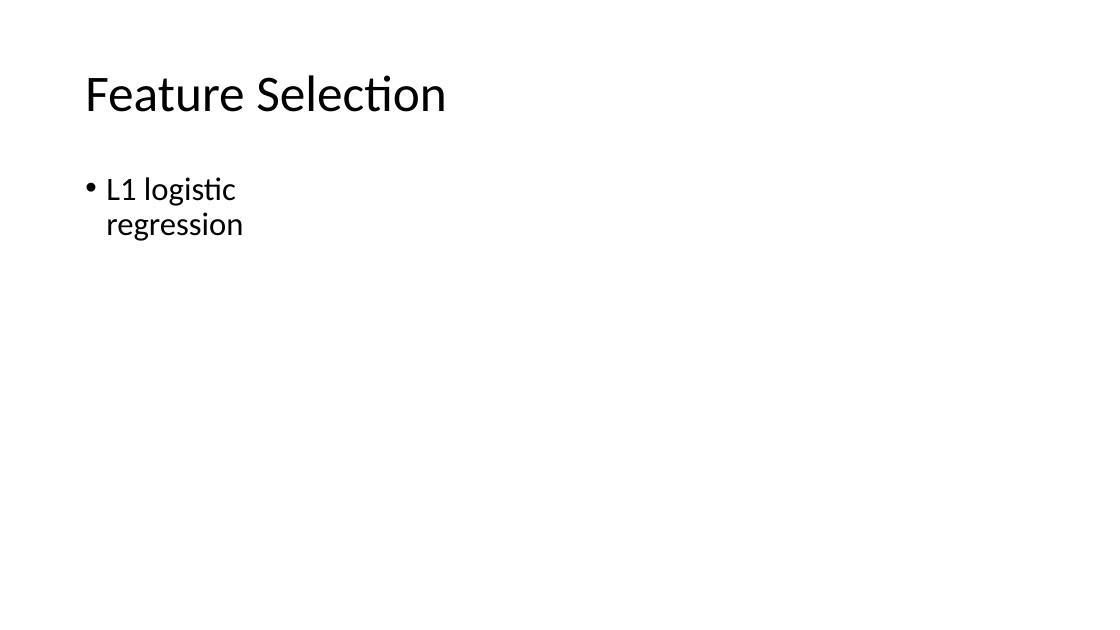
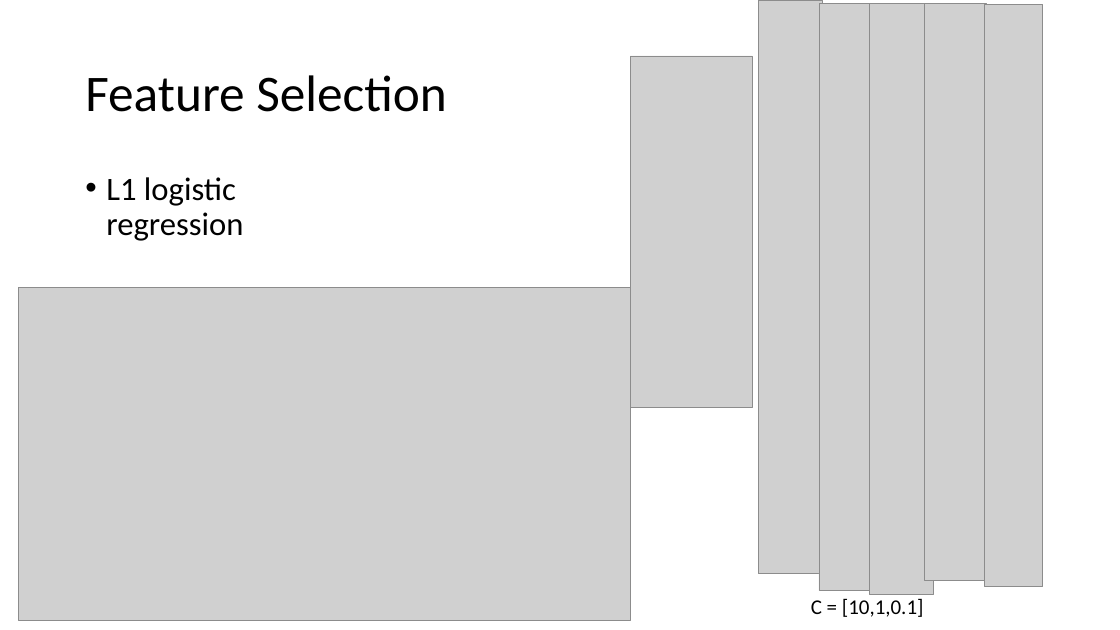
Before and after one commit to McGrathWormStuff/Image_Processing, a slide deck: slide 8 of Image Processing Presentation.pptx (slide 6 before the commit). Drawn at 1120x630 pixels with LibreOffice and Linux fonts; fonts in the diff are those of the drawing; grey boxes stand for pictures. Boxes give left, top, right and bottom in pixels: in the first picture for what was removed or moved away, otherwise in the second. Text is boxed around its words. In the diff, an @@ line names an element or a change of style, - is before the commit and + after.

```diff
--- a/Image Processing Presentation.pptx
+++ b/Image Processing Presentation.pptx
@@ picture added at bbox=[759, 0, 823, 574] @@
@@ picture added at bbox=[819, 3, 876, 591] @@
@@ picture added at bbox=[870, 3, 934, 594] @@
@@ picture added at bbox=[924, 3, 986, 580] @@
@@ picture added at bbox=[985, 4, 1043, 587] @@
@@ picture added at bbox=[631, 56, 753, 408] @@
@@ picture added at bbox=[18, 287, 630, 620] @@
@@ text added at bbox=[811, 598, 924, 617], 18 pt, text #000000 @@
+C = [10,1,0.1]
```
Also in this commit, not shown: 4 other slides changed, 8 slides added, 3 slides removed.
